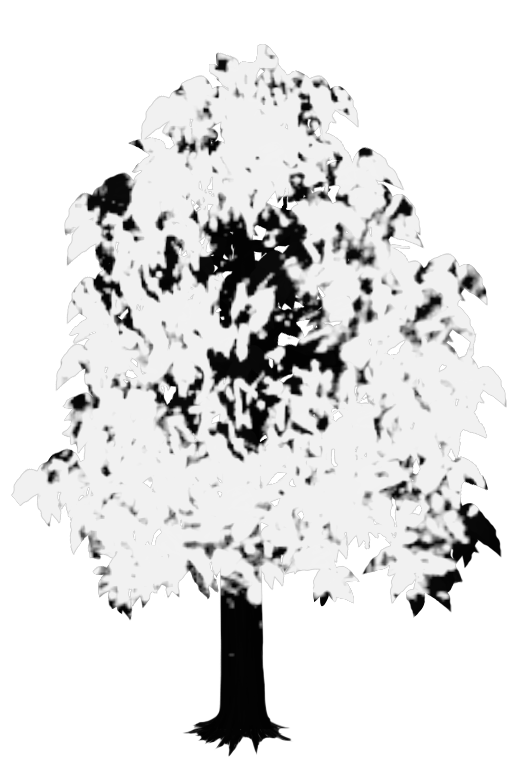
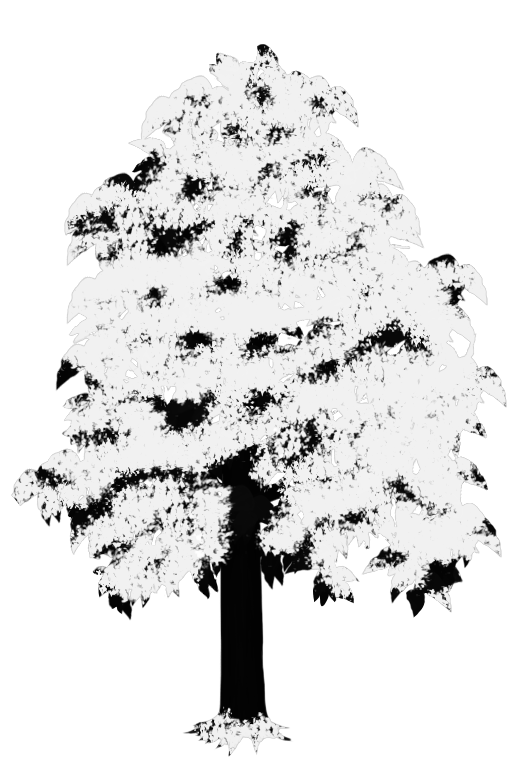
Comparing the layer stacks of the two w=512, h=768 images. Changes:
renamed "Background" to "Background #1", painted on it over (13, 44, 507, 755)
